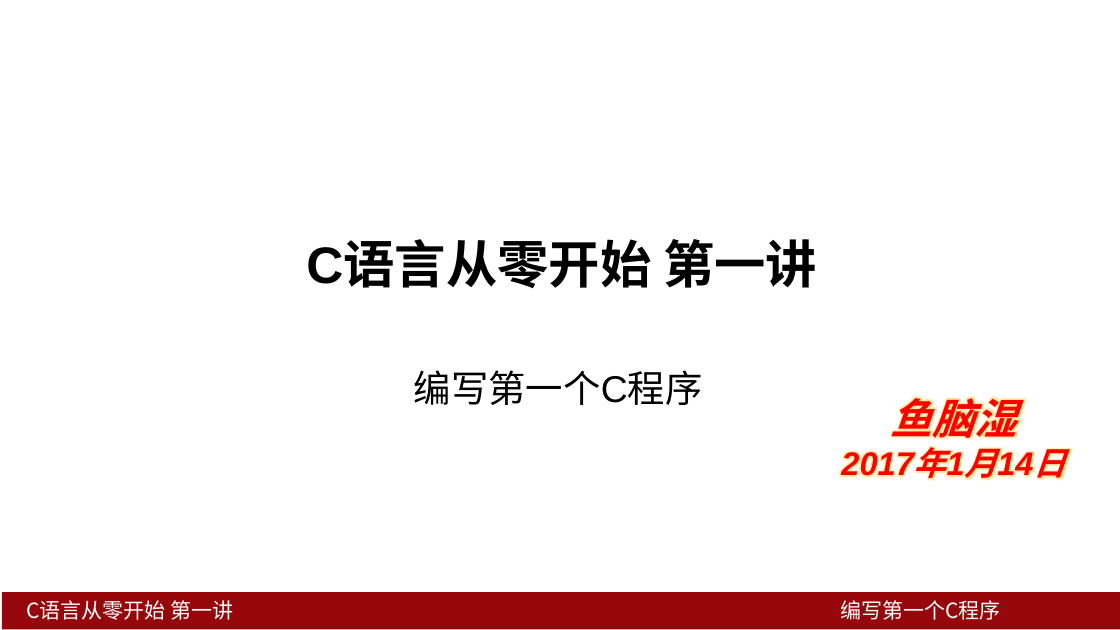
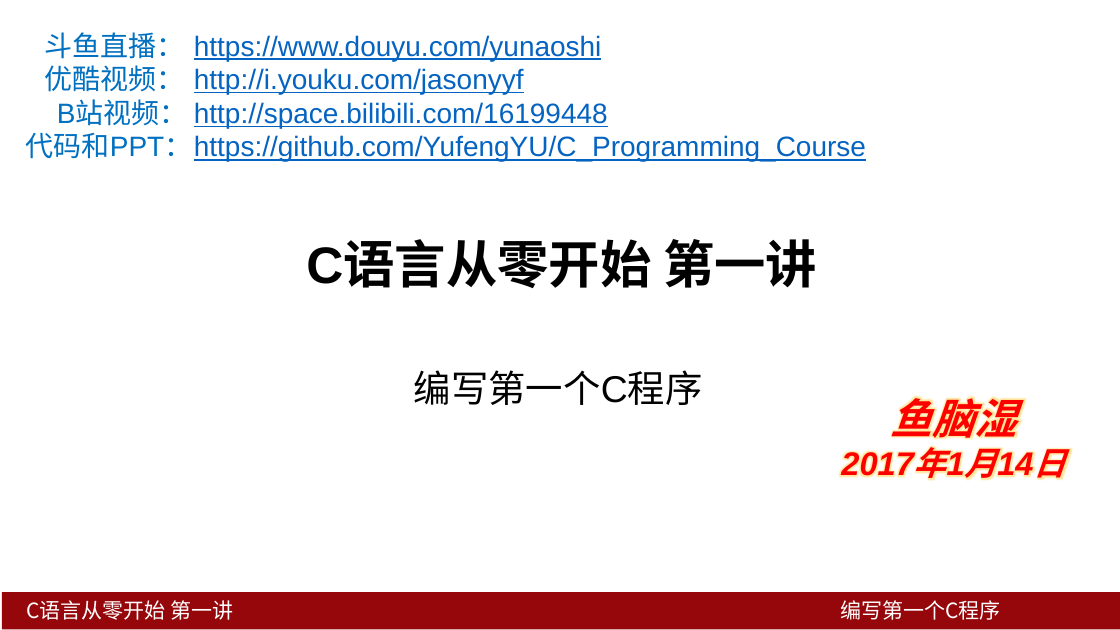
Before and after one commit to YufengYU/C_Programming_Course, a slide deck: slide 1 of Lesson1_Writing_Your_First_program/C语言从零开始_第一讲_编写第一个C程序.pptx. Drawn at 1120x630 pixels with LibreOffice and Linux fonts; fonts in the diff are those of the drawing. Boxes give left, top, right and bottom in pixels: in the first picture for what was removed or moved away, otherwise in the second. Text is boxed around its words. In the diff, an @@ line names an element or a change of style, - is before the commit and + after.

```diff
--- a/Lesson1_Writing_Your_First_program/C语言从零开始_第一讲_编写第一个C程序.pptx
+++ b/Lesson1_Writing_Your_First_program/C语言从零开始_第一讲_编写第一个C程序.pptx
@@ text added at (26,32,866,162), 24 pt, text #0563C1, underline @@
+斗鱼直播： https://www.douyu.com/yunaoshi
+优酷视频： http://i.youku.com/jasonyyf
+B站视频： http://space.bilibili.com/16199448
+代码和PPT： https://github.com/YufengYU/C_Programming_Course
```
Also in this commit, not shown: 2 other files.
